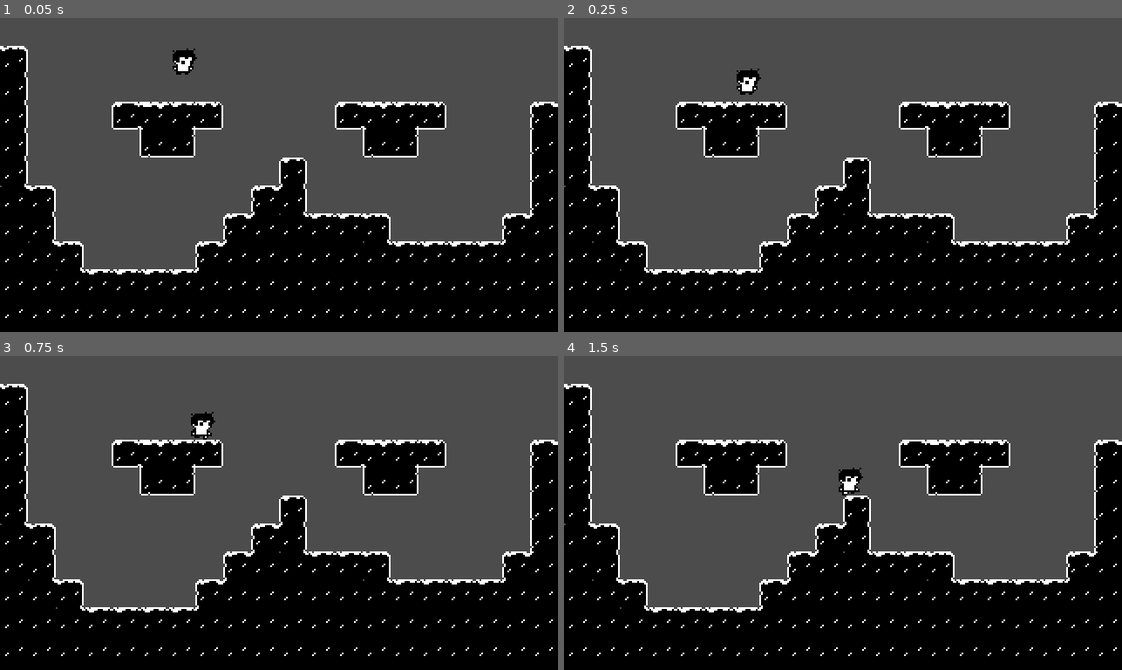
Above: before the commit, frames 1-4 (two rows, left to right).
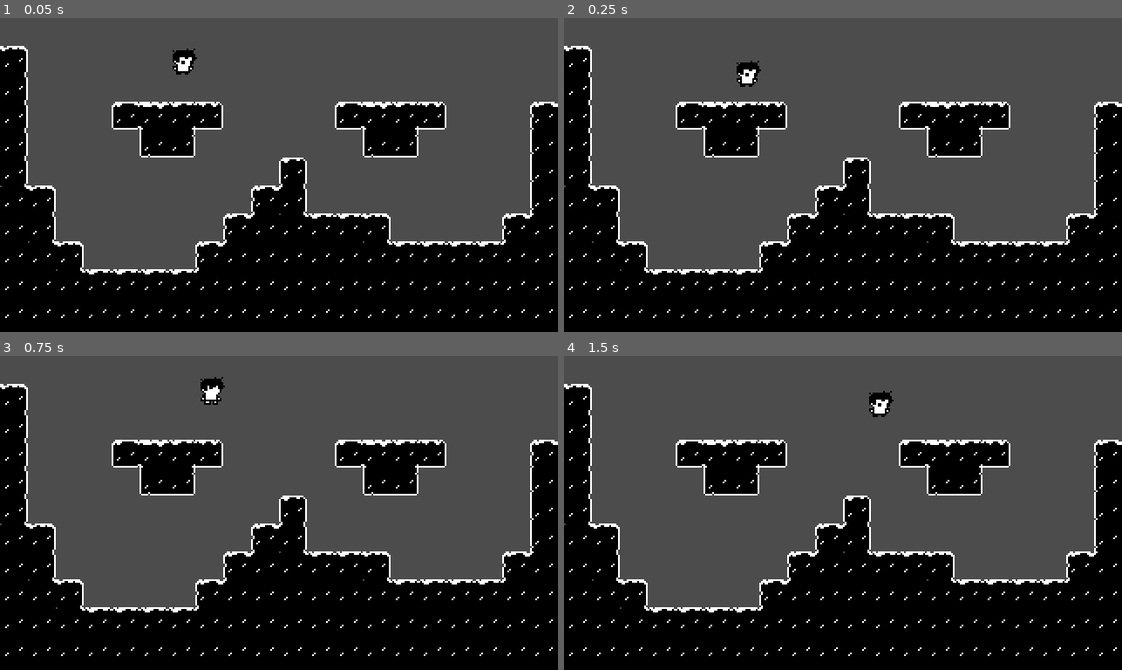
Above: after the commit, the same moments.

Repository: OortCloud42/abyssians
Game: Godot game, scene res://World.tscn
Two runs of this game, one before a commit and one after it. Both use one fixed random seed, a clock stepped at 60 frames per second and the inputs below.
Inputs:
- Up to frame 1 (0.05 s): no input
- Up to frame 2 (0.25 s): no input
- Up to frame 3 (0.75 s): hold Right (ui_right) from 0.53 s (still down); hold Space (jump, bound only after the commit) from 0.53 s (still down)
- Up to frame 4 (1.5 s): keep holding Right (ui_right); release Space (jump, bound only after the commit) at 1.28 s; tap Space (jump, bound only after the commit) at 1.35 s

Frame 1 is identical in both runs. In frame 2, 0.3% of the frame differs, in the area x 30-36%, y 13-25%; in frame 3, 0.6%, in the area x 34-41%, y 6-27%; in frame 4, 0.6%.

Commit message:
Reworked game's physics

Diff:
--- a/src/Player.gd
+++ b/src/Player.gd
@@ -1,49 +1,59 @@
 extends KinematicBody2D
 
-const INTENDED_FPS = 60
-const ACCELERATION = 12
-const MAX_SPEED = 64
-const FRICTION = 0.25
-const AIR_RESISTANCE = 0.02
-const GRAVITY = 6
-const JUMP_FORCE = 150
+const ACCELERATION = 1
+const MAX_SPEED = 80
+const FRICTION = 1
+const AIR_FRICTION = 0.5
+const GRAVITY = 230
+const JUMP_SPEED = 120
 
 var motion = Vector2.ZERO
 
 onready var sprite = $Sprite
 onready var animationPlayer = $AnimationPlayer
+onready var stateMachine = $AnimationTree.get("parameters/playback")
+onready var animationTree = $AnimationTree
 
 func _physics_process(delta):
-	print(delta)
-	var x_input = Input.get_action_strength("ui_right") - Input.get_action_strength("ui_left")
+	var direction = get_direction()
+	move_player(delta, direction)
+	play_animations(direction)
 
-	if x_input != 0:
-		animationPlayer.play("Run")
-		motion.x += x_input * ACCELERATION * delta * INTENDED_FPS
-		motion.x = clamp(motion.x, -MAX_SPEED, MAX_SPEED)
-		sprite.flip_h = x_input < 0
-	else:
-		animationPlayer.play("Stand")
 
-	motion.y += GRAVITY * delta * INTENDED_FPS
+func get_direction():
+	return Vector2(
+		Input.get_action_strength("move_right") - Input.get_action_strength("move_left"),
+		-Input.get_action_strength("jump") if is_on_floor() and Input.is_action_just_pressed("jump") else 0.0)
+
+
+func move_player(delta, direction):
+	motion.y += GRAVITY * delta
 
 	if is_on_floor():
-		if x_input == 0:
-			#motion.x = lerp(motion.x, 0, 1 - pow(FRICTION, delta))
-			motion.x = lerp(motion.x, 0, FRICTION * delta * INTENDED_FPS)
-		if Input.is_action_just_pressed("ui_up"):
-			motion.y = -JUMP_FORCE
+		if direction.y < 0:
+			motion.y = JUMP_SPEED * direction.y
+		if direction.x != 0:
+			motion.x = lerp(motion.x, MAX_SPEED * direction.x, ACCELERATION)
+		else:
+			motion.x = lerp(motion.x, 0, FRICTION)
 	else:
-		if motion.y > 0:
-			animationPlayer.play("Jump_down")
+		if direction.x != 0:
+			motion.x = lerp(motion.x, MAX_SPEED * direction.x, AIR_FRICTION)
 		else:
-			animationPlayer.play("Jump_up")
-
-		if Input.is_action_just_released("ui_up") and motion.y < -JUMP_FORCE/2:
-			motion.y = -JUMP_FORCE/2
-
-		if x_input == 0:
-			#motion.x = lerp(motion.x, 0, pow(1 - AIR_RESISTANCE, delta))
-			motion.x = lerp(motion.x, 0, AIR_RESISTANCE * delta * INTENDED_FPS)
+			motion.x = lerp(motion.x, 0, AIR_FRICTION)
 
 	motion = move_and_slide(motion, Vector2.UP)
+
+
+func play_animations(direction):
+	sprite.flip_h = direction.x < 0
+	if is_on_floor():
+		if direction.x != 0:
+			stateMachine.travel("Run")
+		else:
+			stateMachine.travel("Stand")
+	else:
+		if motion.y < 0:
+			stateMachine.travel("Jump_up")
+		else:
+			stateMachine.travel("Jump_down")
--- a/src/Player.tscn
+++ b/src/Player.tscn
@@ -59,6 +59,7 @@
 [sub_resource type="Animation" id=5]
 resource_name = "Stand"
 length = 0.1
+loop = true
 tracks/0/type = "value"
 tracks/0/path = NodePath("Sprite:frame")
 tracks/0/interp = 1
@@ -71,6 +72,42 @@
 "update": 1,
 "values": [ 0 ]
 }
+
+[sub_resource type="AnimationNodeAnimation" id=12]
+animation = "Jump_down"
+
+[sub_resource type="AnimationNodeAnimation" id=13]
+animation = "Jump_up"
+
+[sub_resource type="AnimationNodeAnimation" id=6]
+animation = "Run"
+
+[sub_resource type="AnimationNodeAnimation" id=7]
+animation = "Stand"
+
+[sub_resource type="AnimationNodeStateMachineTransition" id=8]
+
+[sub_resource type="AnimationNodeStateMachineTransition" id=9]
+
+[sub_resource type="AnimationNodeStateMachineTransition" id=14]
+
+[sub_resource type="AnimationNodeStateMachineTransition" id=15]
+
+[sub_resource type="AnimationNodeStateMachineTransition" id=16]
+
+[sub_resource type="AnimationNodeStateMachine" id=10]
+states/Jump_down/node = SubResource( 12 )
+states/Jump_down/position = Vector2( 396, 180 )
+states/Jump_up/node = SubResource( 13 )
+states/Jump_up/position = Vector2( 224, 180 )
+states/Run/node = SubResource( 6 )
+states/Run/position = Vector2( 483, 83 )
+states/Stand/node = SubResource( 7 )
+states/Stand/position = Vector2( 297, 83 )
+transitions = [ "Stand", "Run", SubResource( 8 ), "Run", "Stand", SubResource( 9 ), "Stand", "Jump_up", SubResource( 14 ), "Jump_up", "Jump_down", SubResource( 15 ), "Jump_down", "Stand", SubResource( 16 ) ]
+start_node = "Stand"
+
+[sub_resource type="AnimationNodeStateMachinePlayback" id=11]
 
 [node name="Player" type="KinematicBody2D"]
 script = ExtResource( 2 )
@@ -89,3 +126,9 @@
 anims/Jump_up = SubResource( 3 )
 anims/Run = SubResource( 4 )
 anims/Stand = SubResource( 5 )
+
+[node name="AnimationTree" type="AnimationTree" parent="."]
+tree_root = SubResource( 10 )
+anim_player = NodePath("../AnimationPlayer")
+active = true
+parameters/playback = SubResource( 11 )
--- a/src/UI.tscn
+++ b/src/UI.tscn
@@ -3,8 +3,10 @@
 [ext_resource path="res://Adventurer.ttf" type="DynamicFontData" id=1]
 
 [sub_resource type="DynamicFont" id=1]
+size = 48
 outline_size = 2
 outline_color = Color( 0, 0, 0, 1 )
+use_mipmaps = true
 font_data = ExtResource( 1 )
 
 [sub_resource type="DynamicFont" id=2]
@@ -22,7 +24,7 @@
 [node name="ColorRect" type="ColorRect" parent="."]
 anchor_right = 1.0
 anchor_bottom = 1.0
-color = Color( 0, 0.196078, 0.215686, 1 )
+color = Color( 0.0588235, 0.0392157, 0.137255, 1 )
 __meta__ = {
 "_edit_use_anchors_": false
 }
@@ -42,38 +44,38 @@
 }
 
 [node name="VBoxContainer" type="VBoxContainer" parent="MainMenu/CenterContainer"]
-margin_left = 125.0
-margin_top = 52.0
-margin_right = 195.0
-margin_bottom = 128.0
+margin_left = 55.0
+margin_top = 36.0
+margin_right = 265.0
+margin_bottom = 144.0
 __meta__ = {
 "_edit_use_anchors_": false
 }
 
 [node name="CenterContainer" type="CenterContainer" parent="MainMenu/CenterContainer/VBoxContainer"]
-margin_right = 70.0
-margin_bottom = 16.0
+margin_right = 210.0
+margin_bottom = 48.0
 __meta__ = {
 "_edit_use_anchors_": false
 }
 
 [node name="Label" type="Label" parent="MainMenu/CenterContainer/VBoxContainer/CenterContainer"]
-margin_right = 70.0
-margin_bottom = 16.0
+margin_right = 210.0
+margin_bottom = 48.0
 custom_fonts/font = SubResource( 1 )
 text = "Abyssians"
 
 [node name="CenterContainer2" type="CenterContainer" parent="MainMenu/CenterContainer/VBoxContainer"]
-margin_top = 20.0
-margin_right = 70.0
-margin_bottom = 76.0
+margin_top = 52.0
+margin_right = 210.0
+margin_bottom = 108.0
 __meta__ = {
 "_edit_use_anchors_": false
 }
 
 [node name="VBoxContainer" type="VBoxContainer" parent="MainMenu/CenterContainer/VBoxContainer/CenterContainer2"]
-margin_left = 2.0
-margin_right = 67.0
+margin_left = 72.0
+margin_right = 137.0
 margin_bottom = 56.0
 
 [node name="CenterContainer" type="CenterContainer" parent="MainMenu/CenterContainer/VBoxContainer/CenterContainer2/VBoxContainer"]
--- a/src/project.godot
+++ b/src/project.godot
@@ -28,6 +28,28 @@
 window/stretch/mode="2d"
 window/stretch/aspect="keep"
 
+[input]
+
+move_right={
+"deadzone": 0.5,
+"events": [ Object(InputEventKey,"resource_local_to_scene":false,"resource_name":"","device":0,"alt":false,"shift":false,"control":false,"meta":false,"command":false,"pressed":false,"scancode":16777233,"unicode":0,"echo":false,"script":null)
+, Object(InputEventKey,"resource_local_to_scene":false,"resource_name":"","device":0,"alt":false,"shift":false,"control":false,"meta":false,"command":false,"pressed":false,"scancode":68,"unicode":0,"echo":false,"script":null)
+ ]
+}
+move_left={
+"deadzone": 0.5,
+"events": [ Object(InputEventKey,"resource_local_to_scene":false,"resource_name":"","device":0,"alt":false,"shift":false,"control":false,"meta":false,"command":false,"pressed":false,"scancode":65,"unicode":0,"echo":false,"script":null)
+, Object(InputEventKey,"resource_local_to_scene":false,"resource_name":"","device":0,"alt":false,"shift":false,"control":false,"meta":false,"command":false,"pressed":false,"scancode":16777231,"unicode":0,"echo":false,"script":null)
+ ]
+}
+jump={
+"deadzone": 0.5,
+"events": [ Object(InputEventKey,"resource_local_to_scene":false,"resource_name":"","device":0,"alt":false,"shift":false,"control":false,"meta":false,"command":false,"pressed":false,"scancode":32,"unicode":0,"echo":false,"script":null)
+, Object(InputEventKey,"resource_local_to_scene":false,"resource_name":"","device":0,"alt":false,"shift":false,"control":false,"meta":false,"command":false,"pressed":false,"scancode":87,"unicode":0,"echo":false,"script":null)
+, Object(InputEventKey,"resource_local_to_scene":false,"resource_name":"","device":0,"alt":false,"shift":false,"control":false,"meta":false,"command":false,"pressed":false,"scancode":16777232,"unicode":0,"echo":false,"script":null)
+ ]
+}
+
 [rendering]
 
 environment/default_environment="res://default_env.tres"
Not shown: 1 places in src/Player.tscn that only renumber resources
